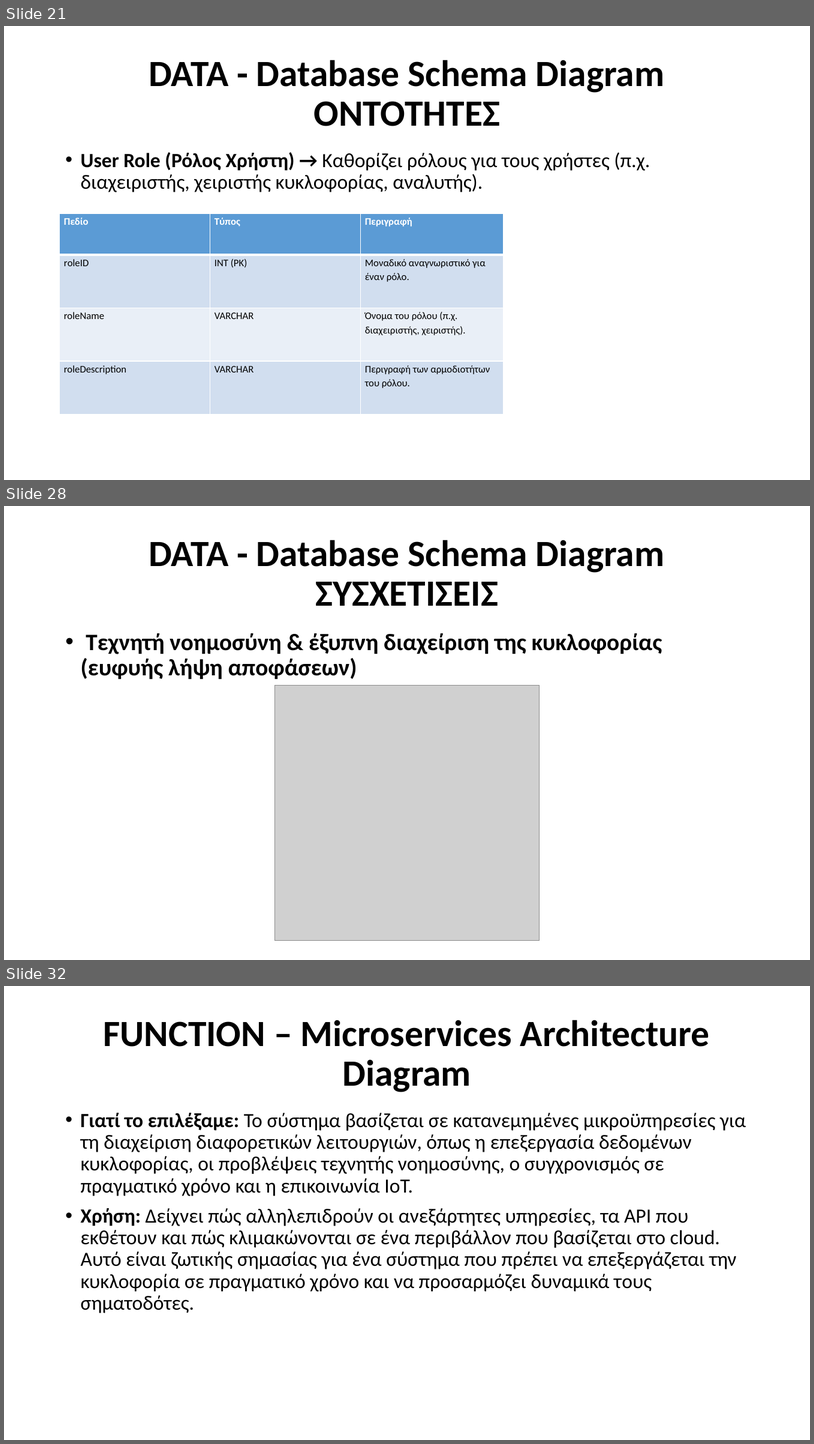
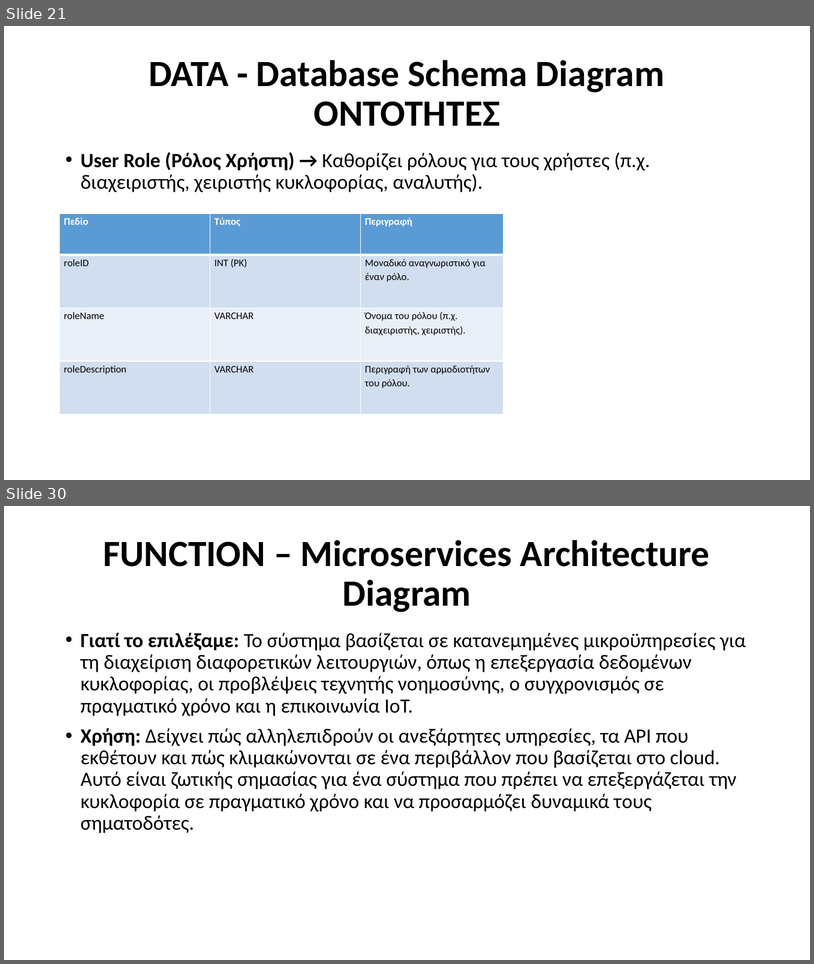
Before and after one commit to Ath21/STL_Drive, a slide deck: Presentation.pptx. Shown one above the other, each under a label of ours: slides 21, 28 and 32 before the commit, slides 21 and 30 after it; the slides between them are not shown. The pictures are 814x1444 and 814x964 pixels, drawn with LibreOffice and Linux fonts; fonts in the diff are those of the drawing; grey boxes stand for pictures. Boxes give left, top, right and bottom in pixels: in the first picture for what was removed or moved away, otherwise in the second. Text is boxed around its words. In the diff, an @@ line names an element or a change of style, - is before the commit and + after.

```diff
--- a/Presentation.pptx
+++ b/Presentation.pptx
@@ slide 28 removed at bbox=[4, 506, 810, 960], background #FFFFFF @@
@@ title removed at bbox=[149, 540, 665, 606] @@
-DATA - Database Schema Diagram
-ΣΥΣΧΕΤΙΣΕΙΣ
@@ text removed at bbox=[81, 633, 663, 679] @@
-• Τεχνητή νοημοσύνη & έξυπνη διαχείριση της κυκλοφορίας (ευφυής λήψη αποφάσεων)
@@ picture removed at bbox=[275, 685, 539, 940] @@
@@ what was slide 32 is now slide 30 @@
```
Also in this commit, not shown: 8 slides changed, 4 slides added, 5 other slides removed, 6 other files.
